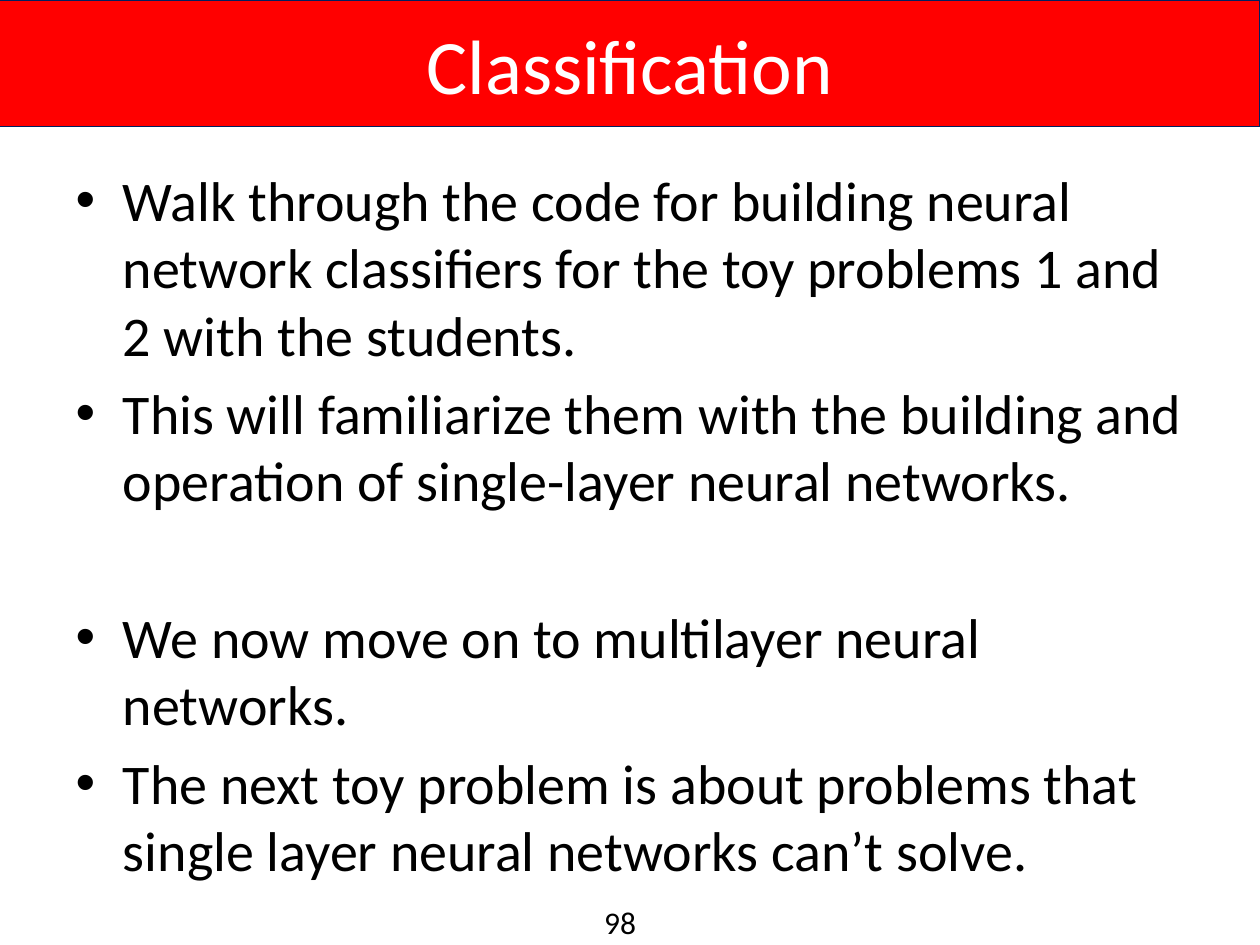
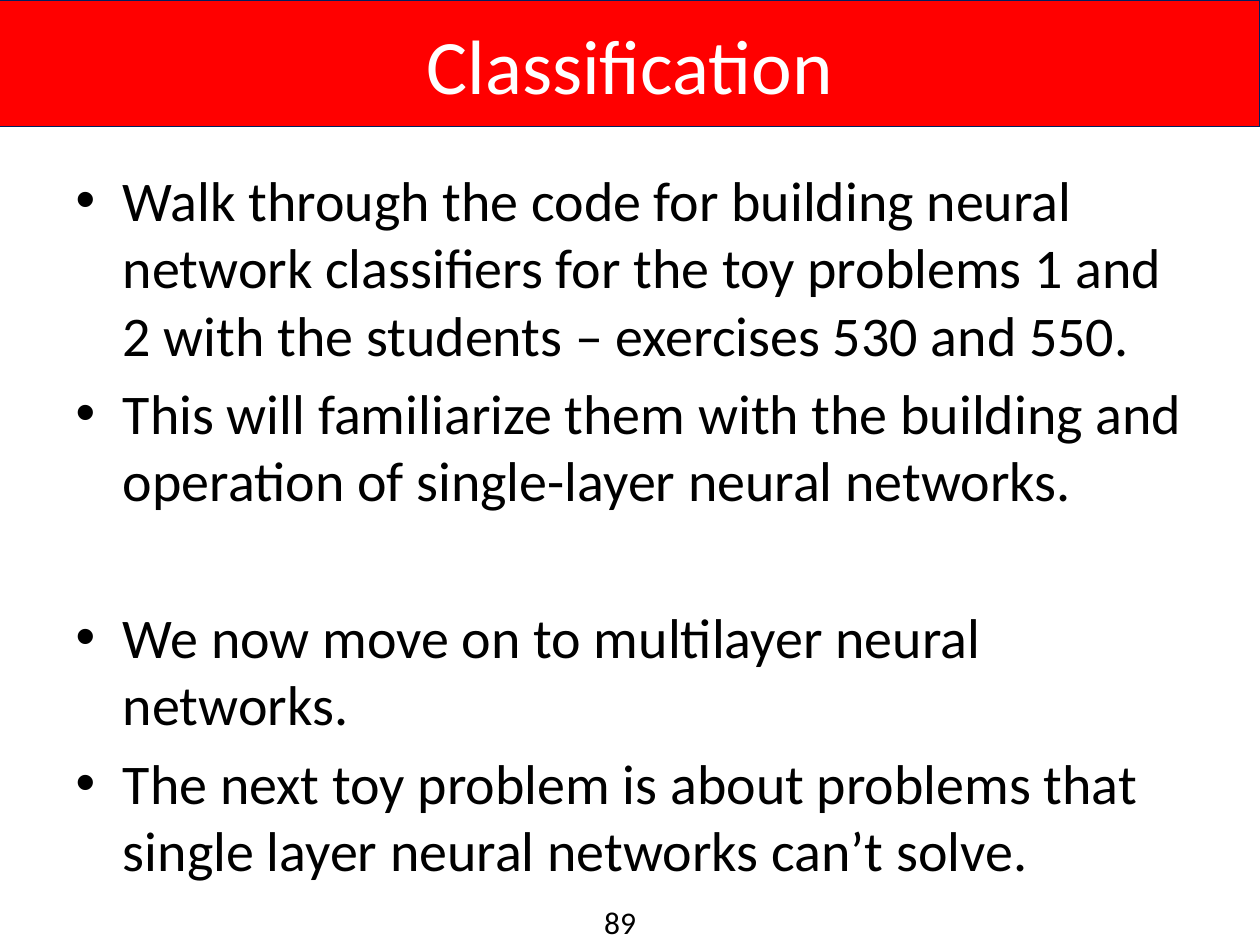
Before and after one commit to aiaioo/DeepLearningBasicsTutorial, a slide deck: slide 89 of DeepLearningBasics.pptx (slide 98 before the commit). Drawn at 1260x945 pixels with LibreOffice and Linux fonts; fonts in the diff are those of the drawing; background and template pictures are left out. Boxes give left, top, right and bottom in pixels: in the first picture for what was removed or moved away, otherwise in the second. Text is boxed around its words. In the diff, an @@ line names an element or a change of style, - is before the commit and + after.

```diff
--- a/DeepLearningBasics.pptx
+++ b/DeepLearningBasics.pptx
@@ text at [123, 182, 1162, 357]: text changed @@
-• Walk through the code for building neural network classifiers for the toy problems 1 and 2 with the students.
+• Walk through the code for building neural network classifiers for the toy problems 1 and 2 with the students – exercises 530 and 550.
@@ page number at [604, 912, 636, 935]: text changed @@
-98
+89
```
Also in this commit, not shown: 29 other slides changed, 3 slides added, 10 slides removed.
